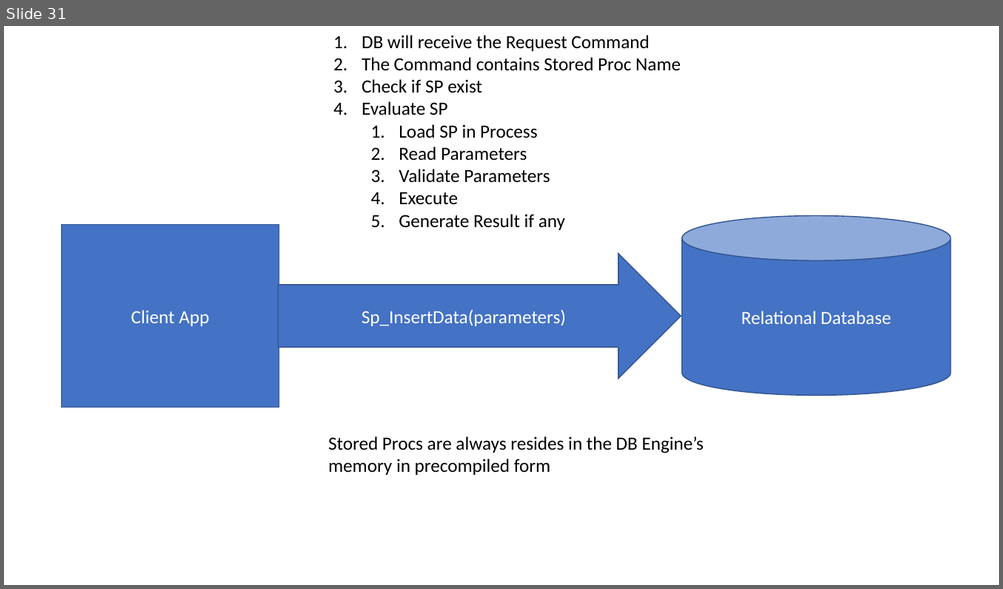
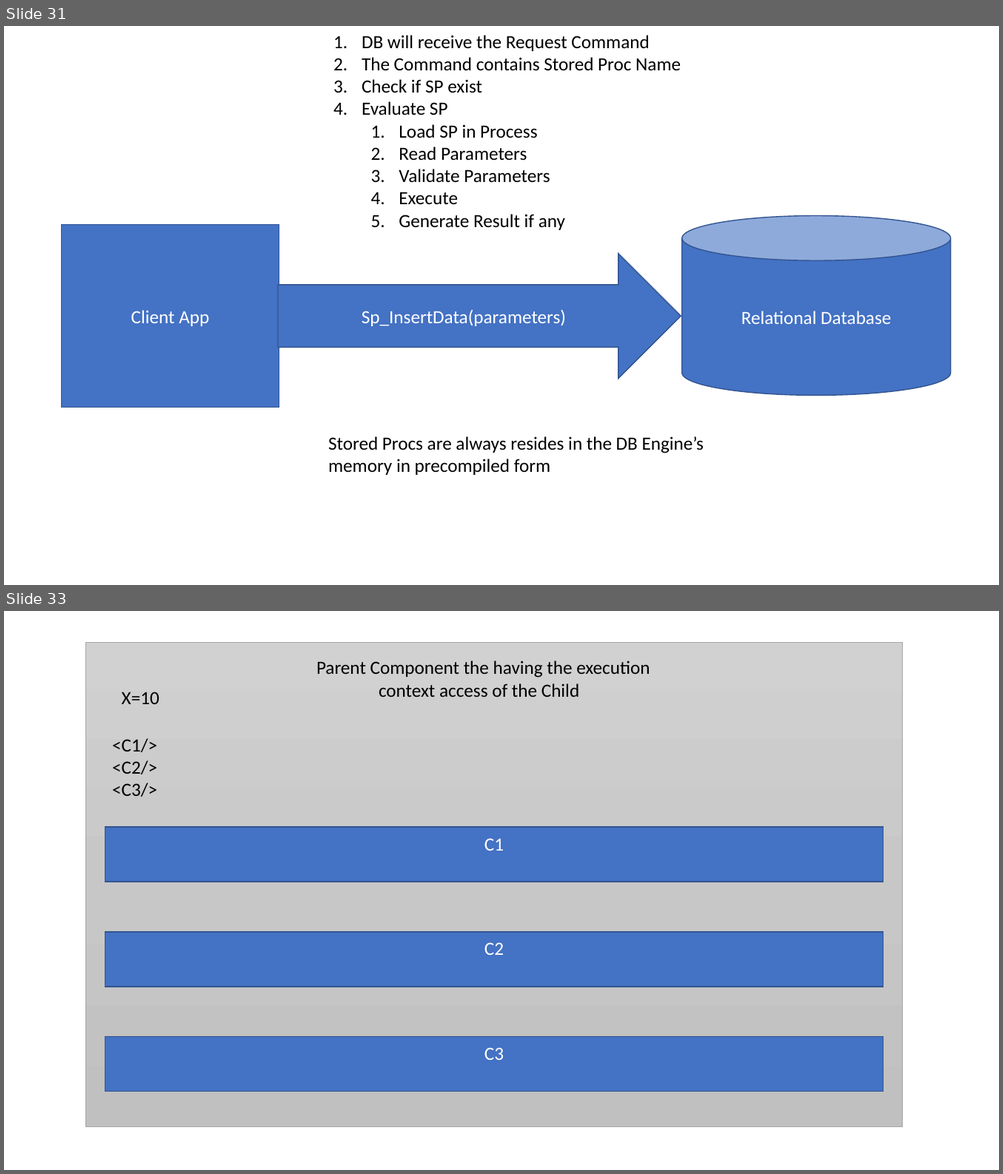
Before and after one commit to maheshsabnis/blazemarch2021, a slide deck: SpotPPTs.pptx. Shown one above the other, each under a label of ours: slide 31 before the commit, slides 31 and 33 after it; the slides between them are not shown. The pictures are 1003x589 and 1003x1174 pixels, drawn with LibreOffice and Linux fonts; fonts in the diff are those of the drawing. Boxes give left, top, right and bottom in pixels: in the first picture for what was removed or moved away, otherwise in the second. Text is boxed around its words. In the diff, an @@ line names an element or a change of style, - is before the commit and + after.

```diff
--- a/SpotPPTs.pptx
+++ b/SpotPPTs.pptx
@@ slide 33 added at (4, 611, 999, 1170), background #FFFFFF @@
@@ rectangle added at (86, 642, 902, 1128), fill gradient #D2D2D2 to #C8C8C8 to #C0C0C0, outline #A5A5A5 0.5 pt @@
@@ text added at (316, 661, 649, 697), 18 pt, text #000000 @@
+Parent Component the having the execution context access of the Child
@@ text added at (122, 692, 159, 704), 18 pt, text #000000 @@
+X=10
@@ text added at (112, 738, 157, 797), 18 pt, text #000000 @@
+<C1/>
+<C2/>
+<C3/>
@@ rectangle added at (105, 827, 883, 882), fill #4472C4, outline #325491 1 pt, 18 pt, text #FFFFFF @@
+C1
@@ rectangle added at (105, 932, 883, 986), fill #4472C4, outline #325491 1 pt, 18 pt, text #FFFFFF @@
+C2
@@ rectangle added at (105, 1037, 883, 1091), fill #4472C4, outline #325491 1 pt, 18 pt, text #FFFFFF @@
+C3
```
Also in this commit, not shown: 5 other slides added, 16 other files.
